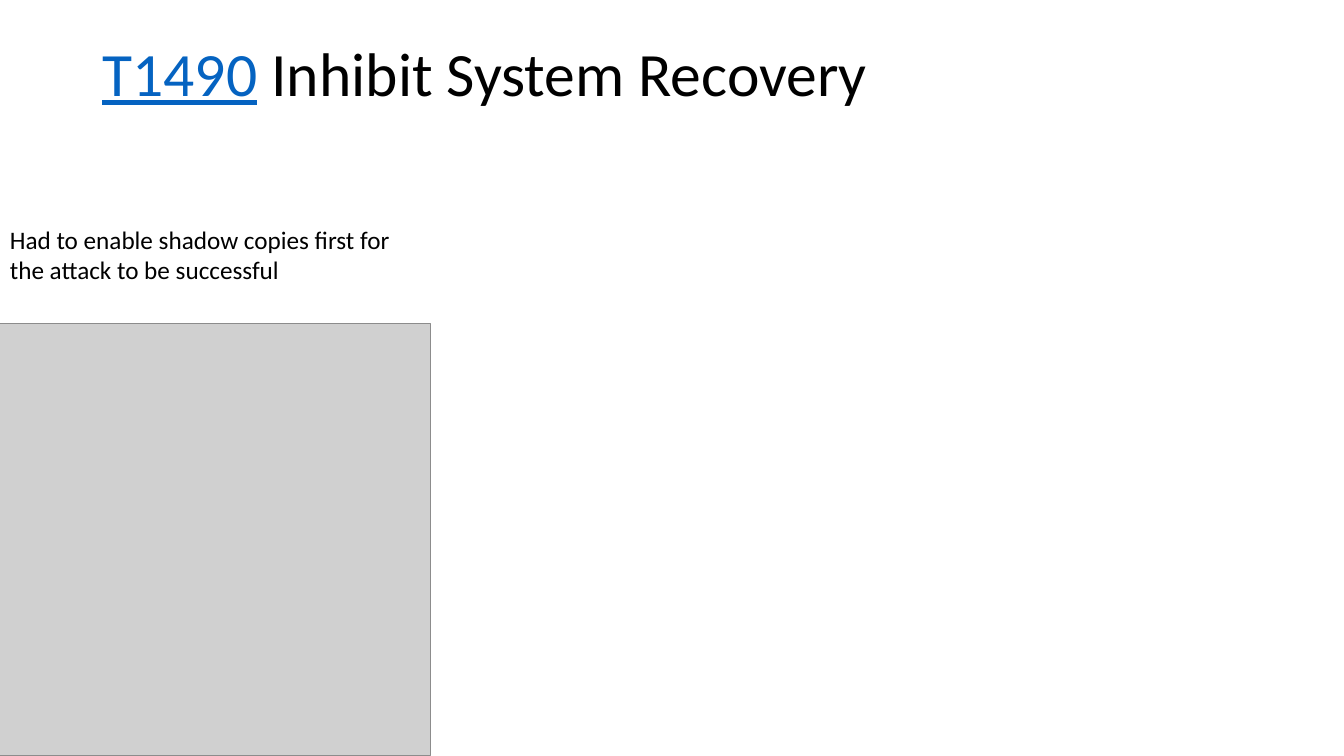
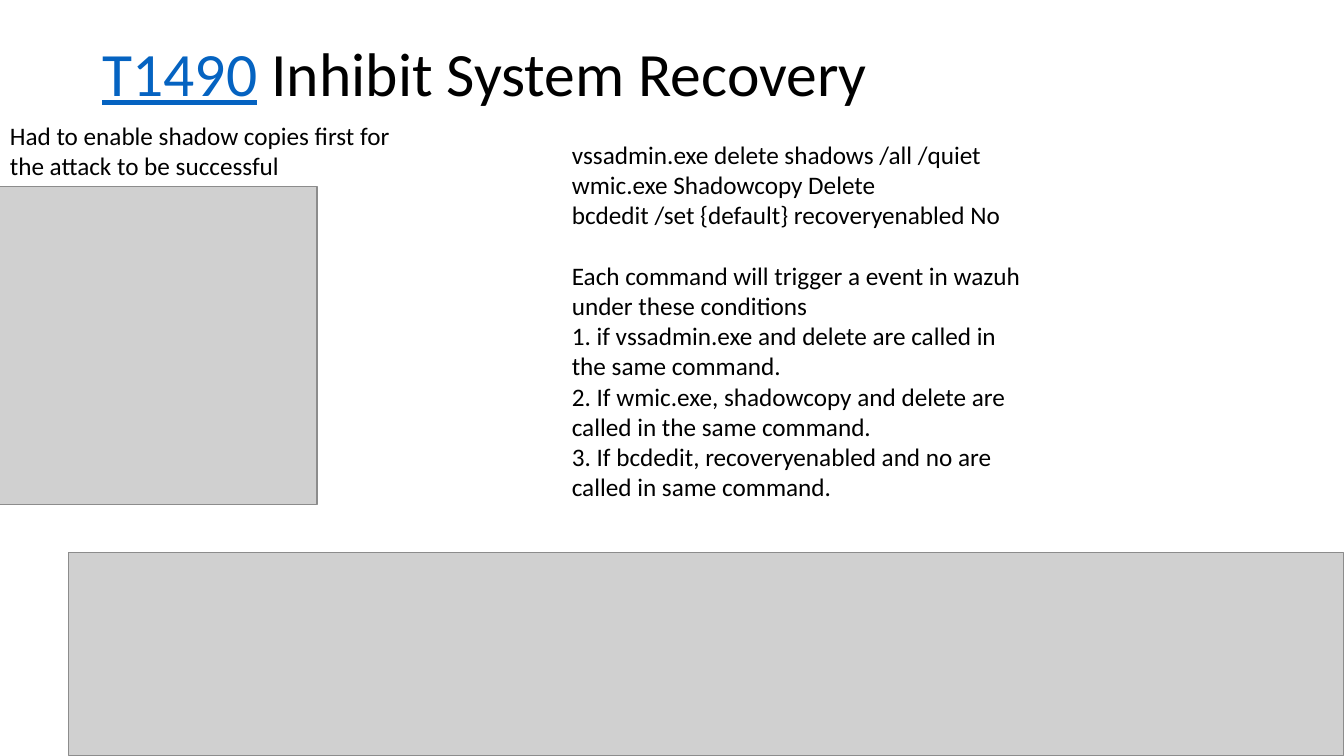
Before and after one commit to CHROME-PLATED-METRO-WOLF/attack, a slide deck: slide 4 of evidence.pptx. Drawn at 1344x756 pixels with LibreOffice and Linux fonts; fonts in the diff are those of the drawing; grey boxes stand for pictures. Boxes give left, top, right and bottom in pixels: in the first picture for what was removed or moved away, otherwise in the second. Text is boxed around its words. In the diff, an @@ line names an element or a change of style, - is before the commit and + after.

```diff
--- a/evidence.pptx
+++ b/evidence.pptx
@@ text "Had to enable shadow copies ...": place and size @@
-text "Had to enable shadow copies ..." at (10,231,389,280)
+text "Had to enable shadow copies ..." at (10,127,389,176)
@@ text added at (572,146,1020,497), 18 pt, text #000000 @@
+vssadmin.exe delete shadows /all /quiet
+wmic.exe Shadowcopy Delete
+bcdedit /set {default} recoveryenabled No
+Each command will trigger a event in wazuh under these conditions
+1. if vssadmin.exe and delete are called in the same command.
+2. If wmic.exe, shadowcopy and delete are called in the same command.
+3. If bcdedit, recoveryenabled and no are called in same command.
@@ picture: place and size @@
-picture at (0,324,431,755)
+picture at (0,187,318,505)
@@ picture added at (69,554,1344,756) @@
```
Also in this commit, not shown: 1 other slide changed.
